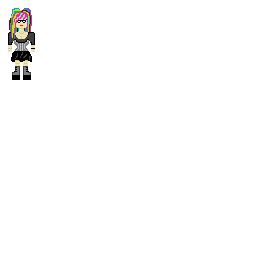
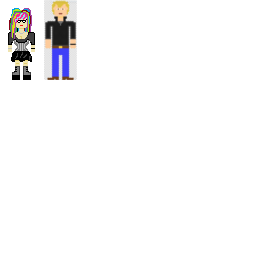
Layers edited between the first and the second 280×280 image:
renamed "Layer" to "Pasted Layer #1", showed it, moved it above "Pasted Layer", painted on it over 44, 0, 77, 80
